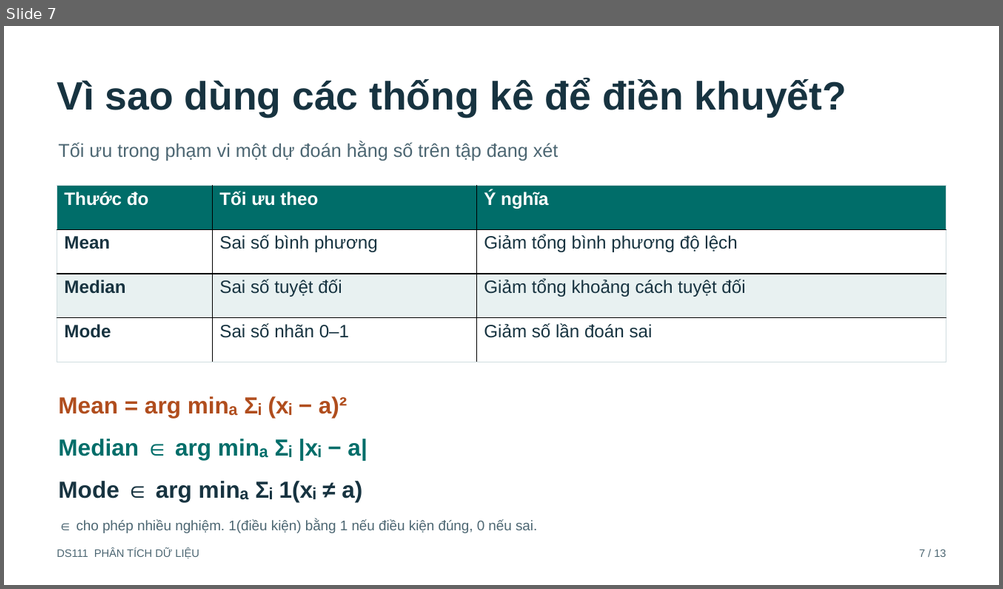
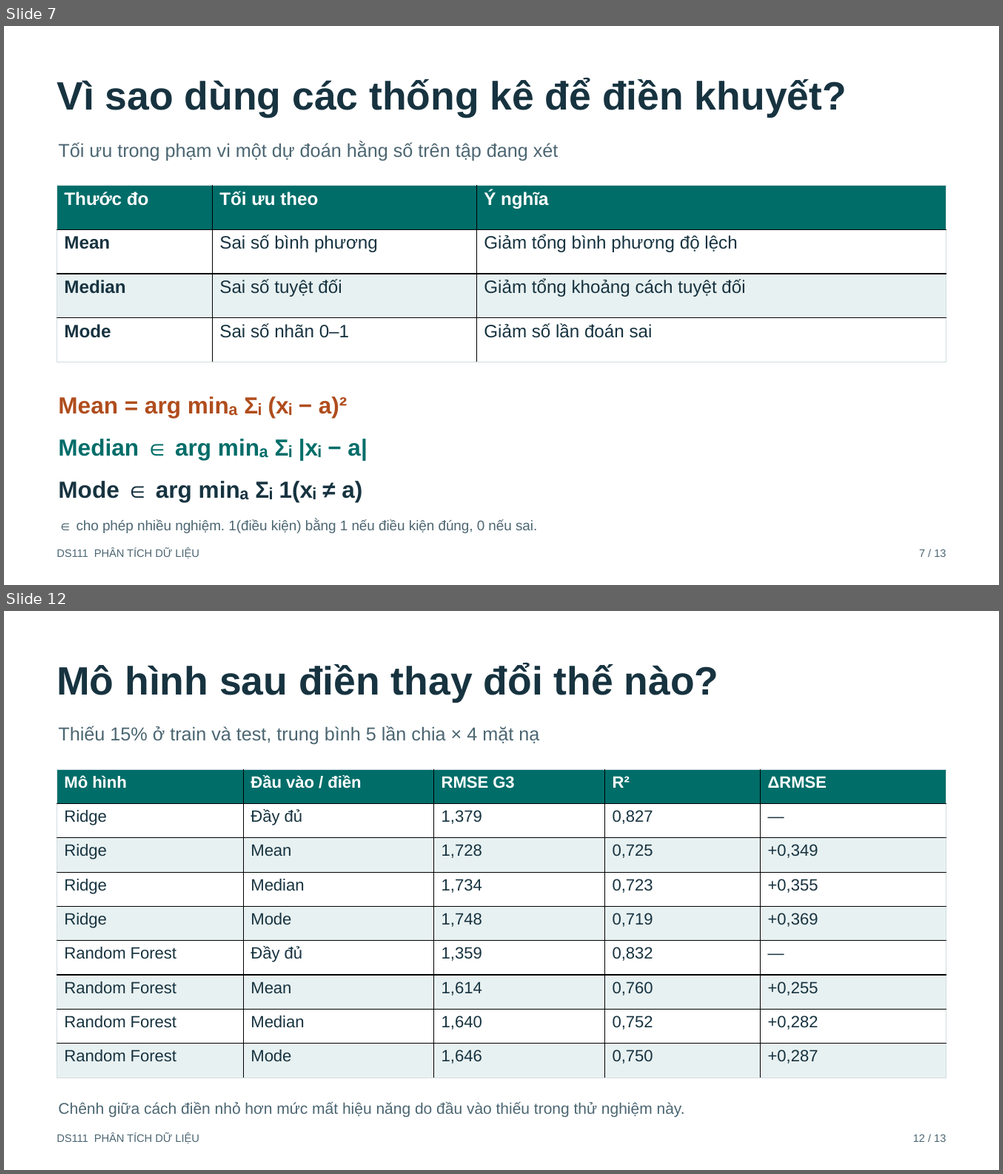
Before and after one commit to ncat218/Seminar-DS111, a slide deck: presentation/seminar_15min.pptx. Shown one above the other, each under a label of ours: slide 7 before the commit, slides 7 and 12 after it; the slides between them are not shown. The pictures are 1003x589 and 1003x1174 pixels, drawn with LibreOffice and Linux fonts; fonts in the diff are those of the drawing. Boxes give left, top, right and bottom in pixels: in the first picture for what was removed or moved away, otherwise in the second. Text is boxed around its words. In the diff, an @@ line names an element or a change of style, - is before the commit and + after.

```diff
--- a/presentation/seminar_15min.pptx
+++ b/presentation/seminar_15min.pptx
@@ slide 12 added at box(4, 611, 999, 1170), background #FFFFFF @@
@@ text added at box(57, 664, 719, 702), 38.2 pt, text #173340, bold @@
+Mô hình sau điền thay đổi thế nào?
@@ text added at box(58, 726, 539, 744), 18 pt, text #4C6672 @@
+Thiếu 15% ở train và test, trung bình 5 lần chia × 4 mặt nạ
@@ table added at box(57, 769, 945, 1078), 9 rows, 5 columns @@
+Mô hình | Đầu vào / điền | RMSE G3 | R² | ΔRMSE
+Ridge | Đầy đủ | 1,379 | 0,827 | —
+Ridge | Mean | 1,728 | 0,725 | +0,349
+Ridge | Median | 1,734 | 0,723 | +0,355
+Ridge | Mode | 1,748 | 0,719 | +0,369
+Random Forest | Đầy đủ | 1,359 | 0,832 | —
+Random Forest | Mean | 1,614 | 0,760 | +0,255
+Random Forest | Median | 1,640 | 0,752 | +0,282
+Random Forest | Mode | 1,646 | 0,750 | +0,287
@@ text added at box(58, 1102, 685, 1118), 15 pt, text #4C6672 @@
+Chênh giữa cách điền nhỏ hơn mức mất hiệu năng do đầu vào thiếu trong thử nghiệm này.
@@ text added at box(57, 1133, 199, 1145), 10.5 pt, text #4C6672 @@
+DS111 PHÂN TÍCH DỮ LIỆU
@@ text added at box(913, 1135, 945, 1142), 10.5 pt, text #4C6672 @@
+12 / 13
```
Also in this commit, not shown: 4 slides changed, 5 other slides added, 6 slides removed, 37 other files.
